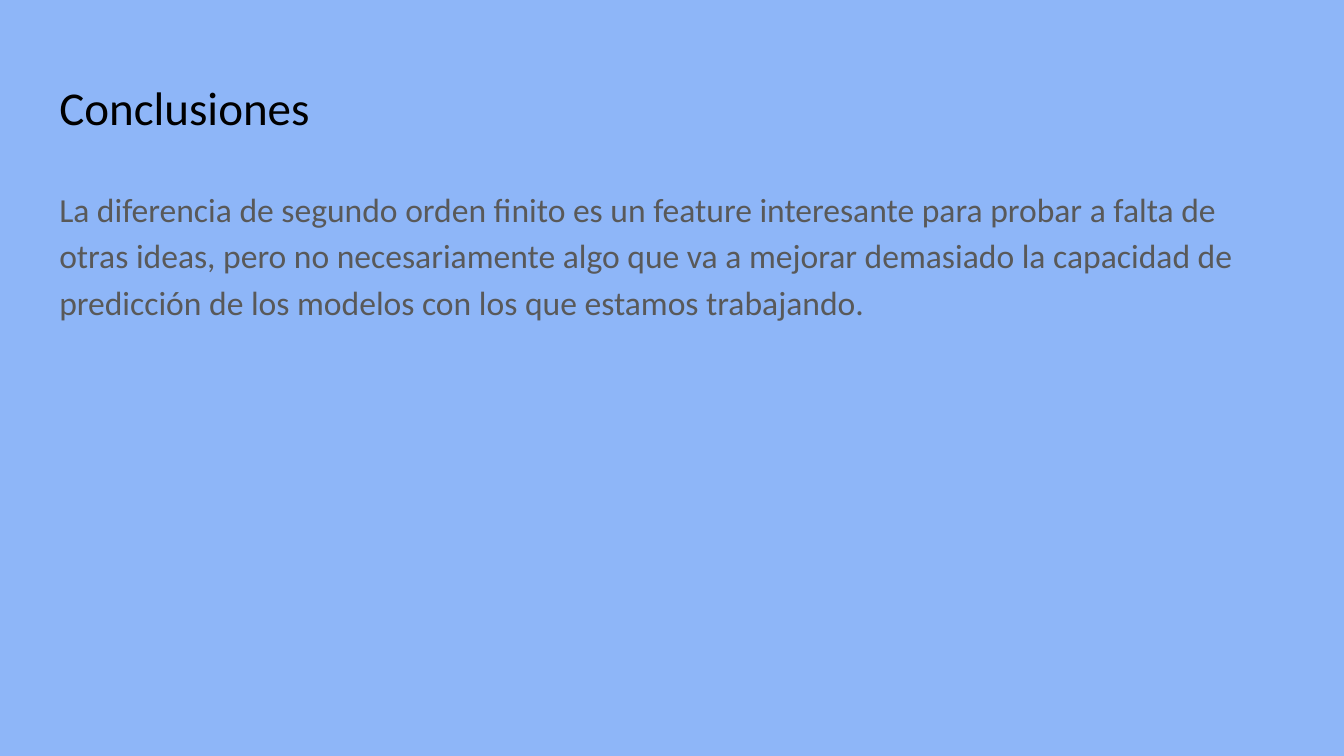
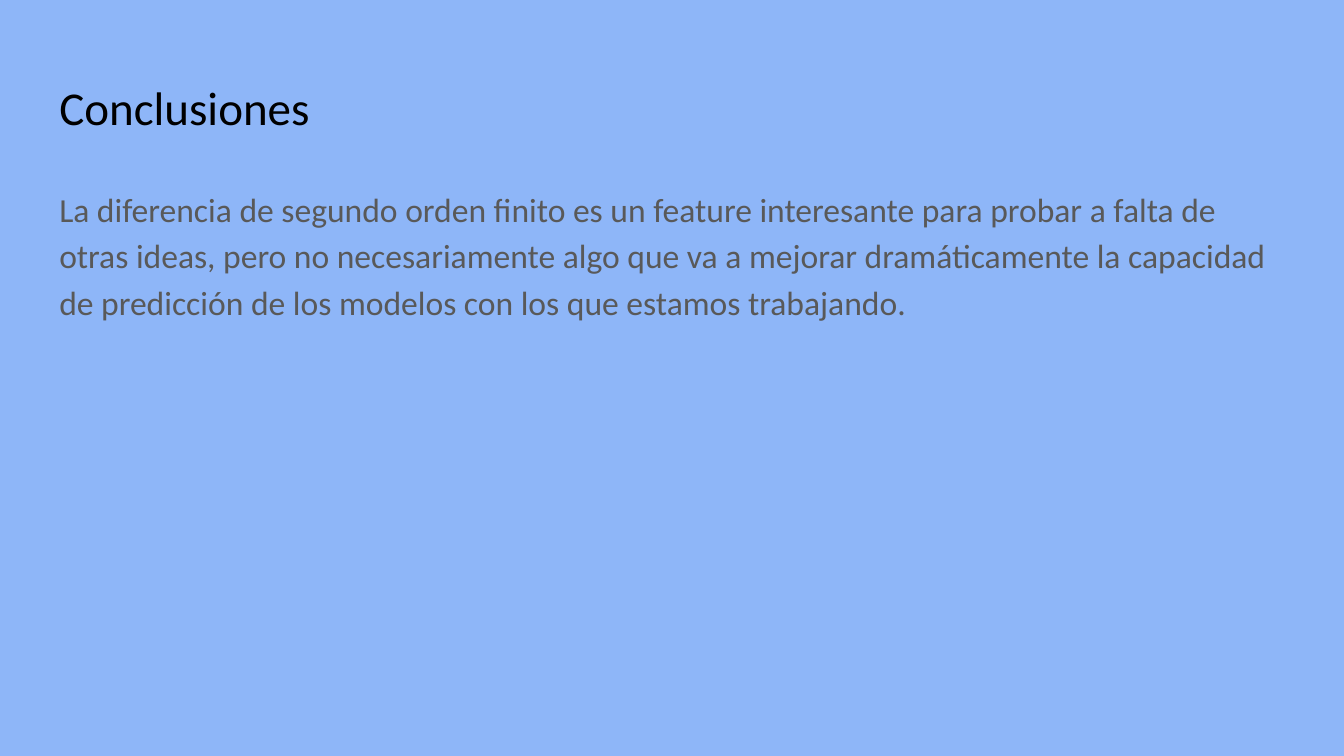
Before and after one commit to federicochecozzi/labo, a slide deck: slide 14 of src/Experimentos/Experimento segunda diferencia finita/Presentación del experimento de diferencia finita de segundo orden.pptx. Drawn at 1344x756 pixels with LibreOffice and Linux fonts; fonts in the diff are those of the drawing. Boxes give left, top, right and bottom in pixels: in the first picture for what was removed or moved away, otherwise in the second. Text is boxed around its words. In the diff, an @@ line names an element or a change of style, - is before the commit and + after.

```diff
--- a/src/Experimentos/Experimento segunda diferencia finita/Presentación del experimento de diferencia finita de segundo orden.pptx
+++ b/src/Experimentos/Experimento segunda diferencia finita/Presentación del experimento de diferencia finita de segundo orden.pptx
@@ text at bbox=[59, 198, 1265, 321]: text changed @@
-La diferencia de segundo orden finito es un feature interesante para probar a falta de otras ideas, pero no necesariamente algo que va a mejorar demasiado la capacidad de predicción de los modelos con los que estamos trabajando.
+La diferencia de segundo orden finito es un feature interesante para probar a falta de otras ideas, pero no necesariamente algo que va a mejorar dramáticamente la capacidad de predicción de los modelos con los que estamos trabajando.
```
Also in this commit, not shown: 1 slide added, 1 slide removed, 15 other files.
